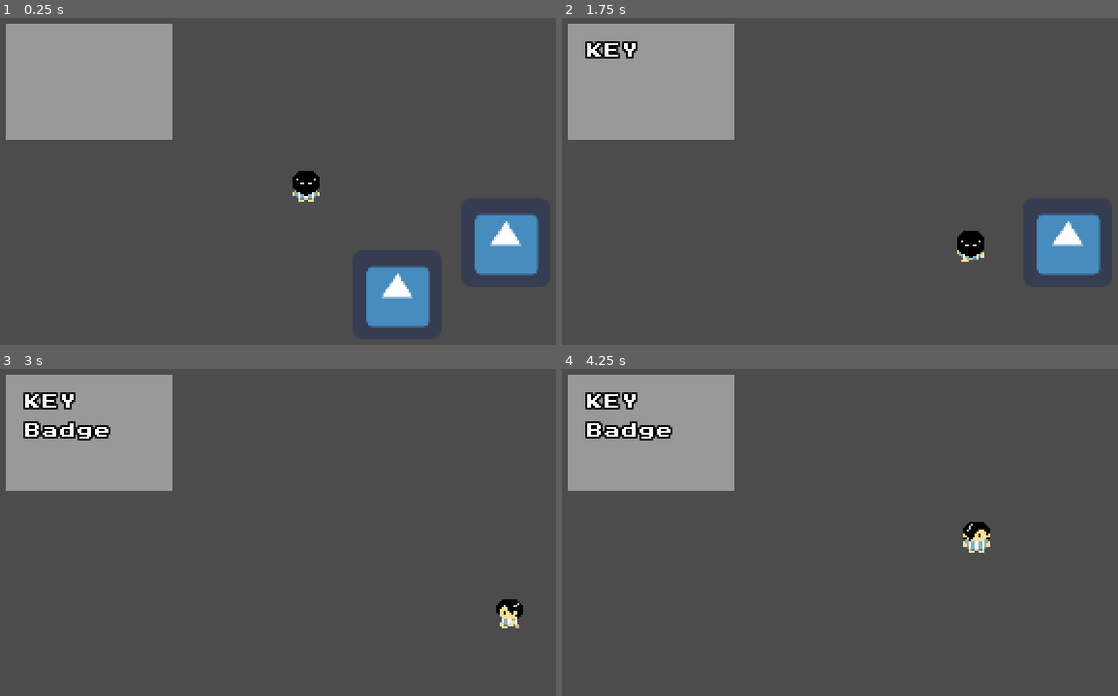
Above: before the commit, frames 1-4 (two rows, left to right).
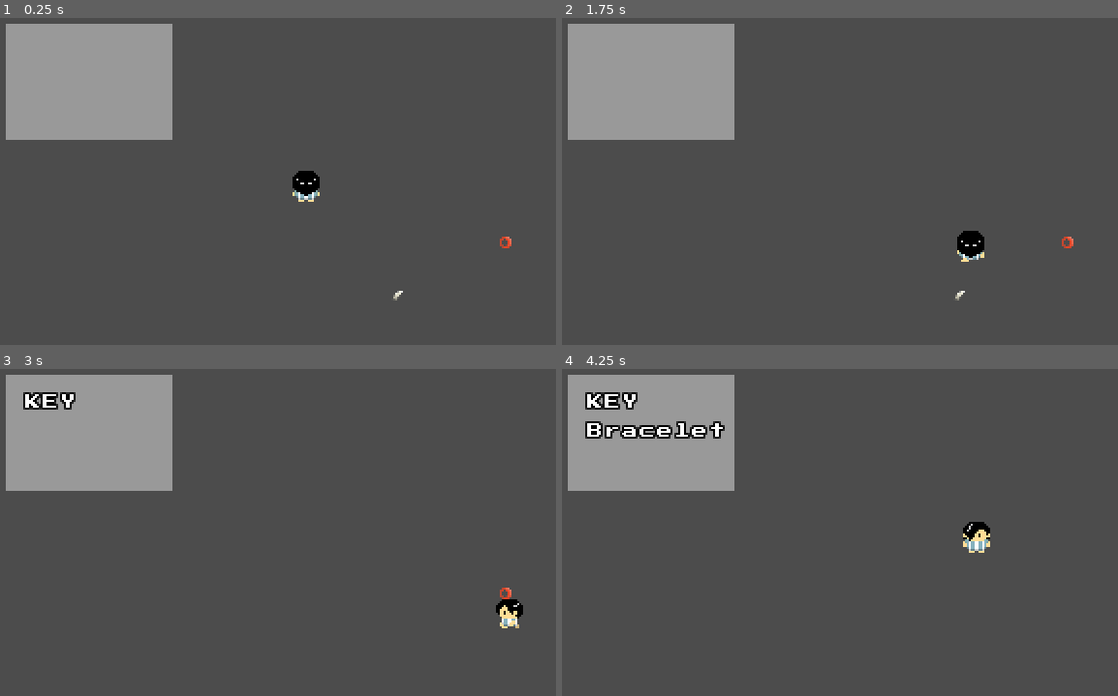
Above: after the commit, the same moments.

Repository: XanGrab/2022brackeyJammin
Game: Godot game, scene res://scenes/test scene/Jess's test.tscn
Two runs of this game, one before a commit and one after it. Both use one fixed random seed, a clock stepped at 60 frames per second and the inputs below. The engine's default icon, where the game draws it, is replaced by a stand-in: a white triangle on a blue panel in a dark square.
Inputs:
- Up to frame 1 (0.25 s): no input
- Up to frame 2 (1.75 s): tap Enter at 0.5 s; hold Right (playermove_right) 0.53-1.28 s; hold Z (interact_select) 0.53-1.28 s; hold S (playermove_down) from 1.28 s (still down); tap Z (interact_select) at 1.35 s
- Up to frame 3 (3 s): release S (playermove_down) at 2.03 s; hold Right (playermove_right) 2.03-2.78 s; hold Z (interact_select) 2.03-2.78 s; hold Up (playermove_up) from 2.78 s (still down); tap Z (interact_select) at 2.85 s
- Up to frame 4 (4.25 s): release Up (playermove_up) at 3.53 s; hold A (playermove_left) from 3.53 s (still down); hold Z (interact_select) from 3.53 s (still down)

The runs differ from the first frame. In frame 1, 4.3% of the frame differs, in the area x 65-97%, y 59-95%; in frame 2, 2.6%; in frame 3, 0.7%; in frame 4, 0.5%.

Commit message:
tested item sprites -> inventory system working

Diff:
--- a/scenes/test scene/Item.tscn
+++ b/scenes/test scene/Item.tscn
@@ -4,19 +4,18 @@
 [ext_resource path="res://scripts/Item.gd" type="Script" id=2]
 
 [sub_resource type="RectangleShape2D" id=1]
-extents = Vector2( 21, 20.5 )
+extents = Vector2( 10.5, 10 )
 
 [node name="Item" type="Node2D"]
 script = ExtResource( 2 )
 
 [node name="Sprite" type="Sprite" parent="."]
-scale = Vector2( 0.71875, 0.71875 )
+scale = Vector2( 0.40625, 0.40625 )
 texture = ExtResource( 1 )
 
 [node name="Area2D" type="Area2D" parent="."]
 
 [node name="CollisionShape2D" type="CollisionShape2D" parent="Area2D"]
-position = Vector2( 0, -0.5 )
 shape = SubResource( 1 )
 
 [connection signal="body_entered" from="Area2D" to="." method="_on_Area2D_body_entered"]
--- a/scenes/test scene/Jess's test.tscn
+++ b/scenes/test scene/Jess's test.tscn
@@ -7,6 +7,8 @@
 [ext_resource path="res://scripts/player/sprite_animator.gd" type="Script" id=5]
 [ext_resource path="res://scenes/test scene/Item.tscn" type="PackedScene" id=6]
 [ext_resource path="res://scenes/test scene/Inventory.tscn" type="PackedScene" id=7]
+[ext_resource path="res://_Art/Items/feather.png" type="Texture" id=8]
+[ext_resource path="res://_Art/Items/Power_Bracelet.png" type="Texture" id=9]
 
 [sub_resource type="RectangleShape2D" id=1]
 extents = Vector2( 7, 3.5 )
@@ -37,10 +39,12 @@
 
 [node name="Item" parent="." instance=ExtResource( 6 )]
 position = Vector2( 47, 56 )
+loaded_texture = ExtResource( 8 )
 
 [node name="Item2" parent="." instance=ExtResource( 6 )]
 position = Vector2( 103, 29 )
-type = 2
+type = 1
+loaded_texture = ExtResource( 9 )
 
 [node name="Inventory" parent="." instance=ExtResource( 7 )]
 margin_left = -155.0
--- a/scripts/Item.gd
+++ b/scripts/Item.gd
@@ -1,11 +1,12 @@
 extends Node2D
 
 export(GameManager.Item) var type
+export(Texture) var loaded_texture
 
-
+onready var sprite = $Sprite
 # Called when the node enters the scene tree for the first time.
 func _ready():
-    pass # Replace with function body.
+    sprite.texture = loaded_texture
 
 
 # Called every frame. 'delta' is the elapsed time since the previous frame.
Not shown, added: _Art/Items/Power_Bracelet.png.import
Not shown, added: _Art/Items/feather.png.import
Not shown: 1 places in scenes/test scene/Jess's test.tscn that only renumber resources
